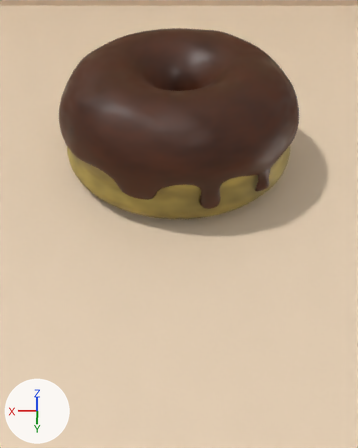
An edit to the Blender file Blender/Donut.blend, drawn before and after from the same camera.
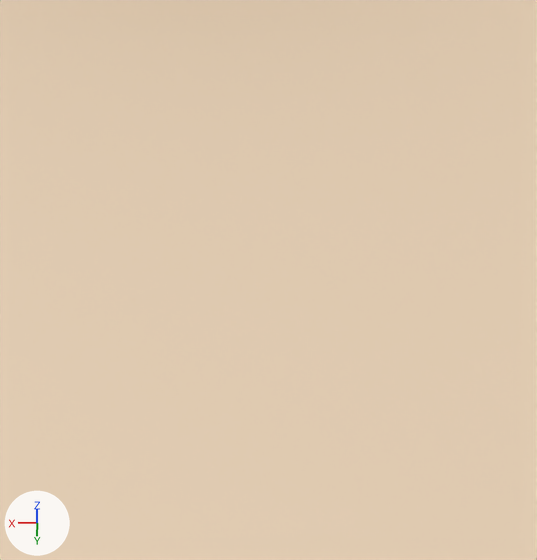
Each version is shown from a 50 mm camera at (-0.01, 5.6, 3.41) aimed at (-0.01, 2.7, 0.63), then close up on the part from 31% to 82% of the width and 57% to 100% of the height. The lights are fixed; the arrows at lower left show +X, +Y and +Z.

The first close-up shows 'base'.
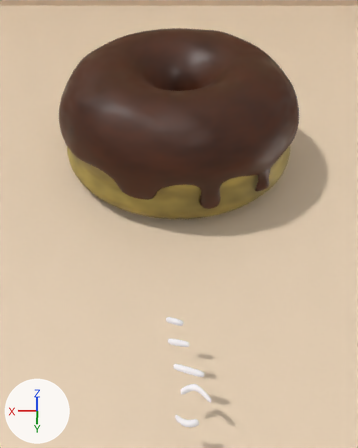
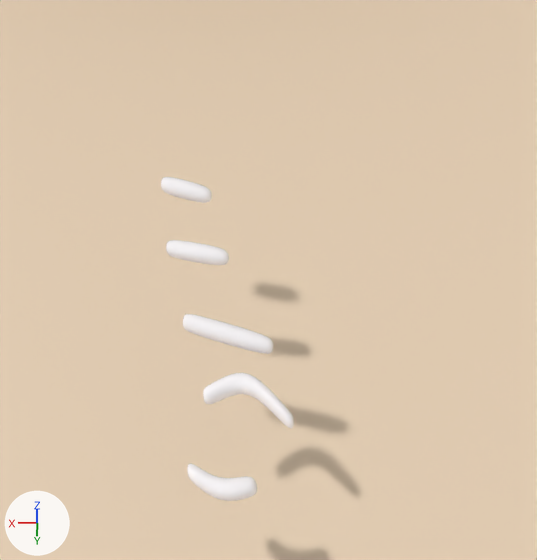
Where the newer file only moved an object's origin or applied its transform, the numbers keep the older frame.

Boxes [x1, y1, x2, y2] around the edits, measured in the close-ups (537 x 560 px):
'sprinkle4', shown
    after: [203, 373, 294, 428]
'sprinkle3', shown
    after: [183, 314, 273, 354]
'sprinkle5\\', shown
    after: [187, 463, 257, 501]
'sprinkle2', shown
    after: [166, 240, 229, 265]
'sprinkle1', shown
    after: [161, 177, 211, 203]

Diff of the bpy script that builds the scene:
```diff
--- a/Blender/Donut.blend.py
+++ b/Blender/Donut.blend.py
@@ me_cylinder_001 @@
 me_cylinder_001.from_pydata(...)  # 48 vertices, 42 faces; spans x -0.039..0.029, y -0.19..0.074, z -0.048..0.062
 # used by ob_sprinkle2; location = (-0.024, 3.296, -0.182); rotation_euler = (-0.0083, -0.258, 1.527), in degrees (-0.5, -15, 87); scale = (1.09, 1.0, 1.09)
+# me_cylinder_001 part 1: the whole mesh is multiplied about its middle by the matrix ((0.99, 0.046, -0.054), (-0.098, 0.609, -0.278), (0.032, 0.154, 0.946)), then moved by (-0.004, 0.037, -0.009)
 me_cylinder_001.materials.append(mat_material)
@@ me_cylinder_002 @@
 me_cylinder_002.from_pydata(...)  # 48 vertices, 42 faces; spans x -0.029..0.049, y -0.19..0.219, z -0.057..0.062
 # used by ob_sprinkle3; location = (-0.092, 3.511, -0.233); rotation_euler = (-0.0083, -0.258, 1.527), in degrees (-0.5, -15, 87); scale = (1.09, 1.0, 1.09)
+# me_cylinder_002 part 2: the whole mesh is multiplied about its middle by the matrix ((0.997, 0.02, -0.022), (-0.042, 0.599, -0.127), (0.017, 0.065, 0.99)), then moved by (0.001, -0.018, 0.001)
 me_cylinder_002.materials.append(mat_material)
@@ me_cylinder_003 @@
 me_cylinder_003.from_pydata(...)  # 64 vertices, 58 faces; spans x -0.079..0.055, y -0.19..0.34, z -0.072..0.062
 # used by ob_sprinkle4; location = (-0.139, 3.695, -0.289); rotation_euler = (-0.0083, -0.258, 1.527), in degrees (-0.5, -15, 87); scale = (1.09, 0.714, 1.09)
+# me_cylinder_003 part 3: the whole mesh is multiplied about its middle by the matrix ((0.977, -0.006, -0.202), (-0.043, 0.601, -0.311), (0.202, 0.084, 0.947)), then moved by (0.002, -0.071, 0.004)
 me_cylinder_003.materials.append(mat_material)
@@ me_cylinder_004 @@
 me_cylinder_004.from_pydata(...)  # 56 vertices, 50 faces; spans x -0.029..0.06, y -0.19..0.193, z -0.062..0.062
 # used by ob_sprinkle5; location = (-0.071, 3.908, -0.275); rotation_euler = (-0.0083, -0.258, 1.527), in degrees (-0.5, -15, 87); scale = (1.09, 0.664, 1.09)
+# me_cylinder_004 part 4: the whole mesh is multiplied about its middle by the matrix ((0.946, -0.016, -0.304), (-0.1, 0.608, -0.5), (0.307, 0.124, 0.873)), then moved by (-0.001, -0.007, 0.005)
 me_cylinder_004.materials.append(mat_material)
@@ ob_sprinkle1 @@
 _m = ob_sprinkle1.modifiers.new('Subdivision', 'SUBSURF')
-ob_sprinkle1.hide_set(True)  # its collection is switched off
@@ ob_sprinkle2 @@
 _m = ob_sprinkle2.modifiers.new('Subdivision', 'SUBSURF')
-ob_sprinkle2.hide_set(True)  # its collection is switched off
@@ ob_sprinkle3 @@
 _m = ob_sprinkle3.modifiers.new('Subdivision', 'SUBSURF')
-ob_sprinkle3.hide_set(True)  # its collection is switched off
@@ ob_sprinkle4 @@
 _m = ob_sprinkle4.modifiers.new('Subdivision', 'SUBSURF')
-ob_sprinkle4.hide_set(True)  # its collection is switched off
+_m.levels = 0
@@ ob_sprinkle5 @@
 _m = ob_sprinkle5.modifiers.new('Subdivision', 'SUBSURF')
-ob_sprinkle5.hide_set(True)  # its collection is switched off
+_m.levels = 0
```
